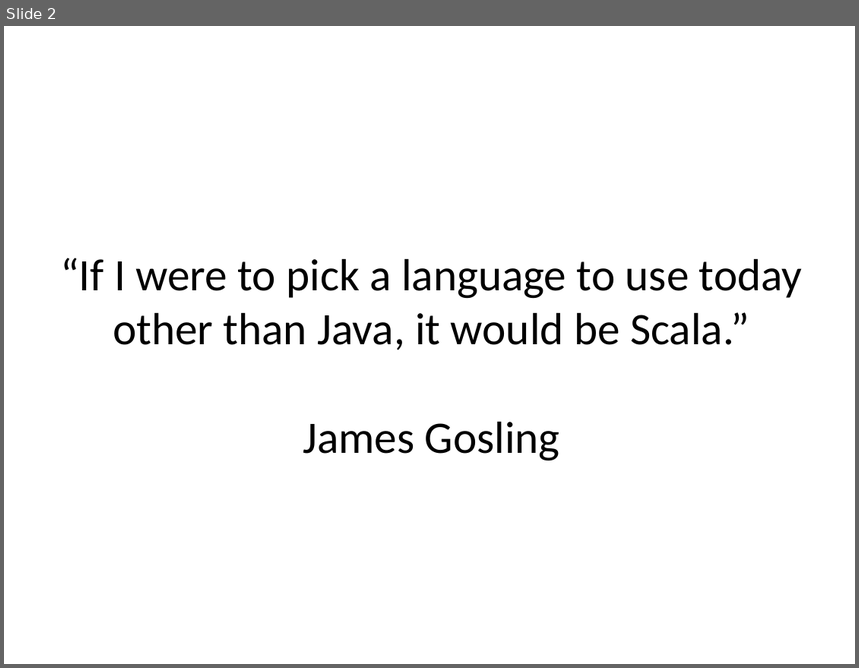
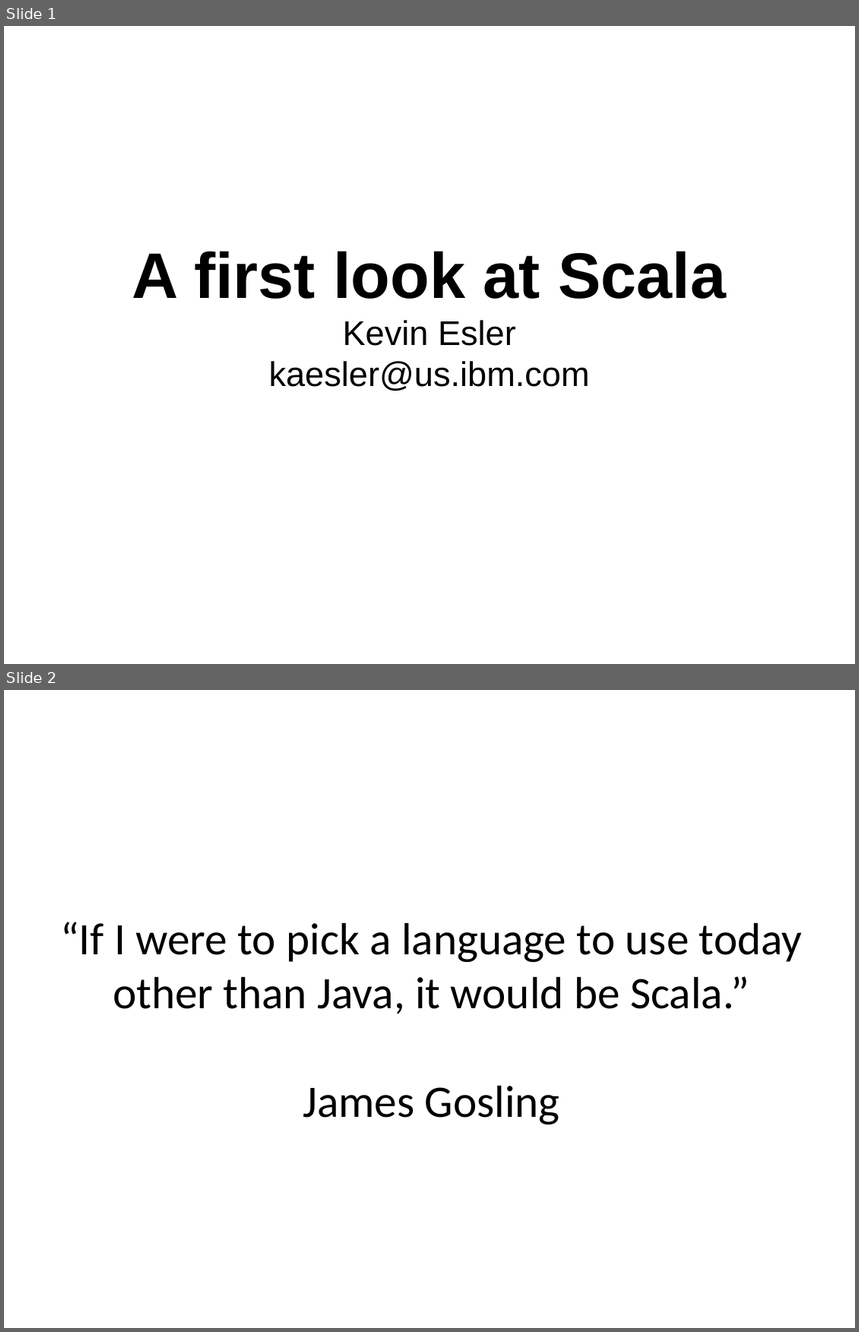
Before and after one commit to kaesler/ScalaTalk, a slide deck: my_slides/ScalaTalk.odp. Shown one above the other, each under a label of ours: slide 2 before the commit, slides 1 and 2 after it. The pictures are 859x668 and 859x1332 pixels, drawn with LibreOffice and Linux fonts; fonts in the diff are those of the drawing; background and template pictures are left out. Boxes give left, top, right and bottom in pixels: in the first picture for what was removed or moved away, otherwise in the second. Text is boxed around its words. In the diff, an @@ line names an element or a change of style, - is before the commit and + after.

```diff
--- a/my_slides/ScalaTalk.odp
+++ b/my_slides/ScalaTalk.odp
@@ slide 1 added at <box>4,26,855,664</box>, background #FFFFFF @@
@@ subtitle added at <box>132,251,726,392</box>, 32 pt, text #000000 @@
+A first look at Scala
+Kevin Esler
+kaesler@us.ibm.com
```
Also in this commit, not shown: 2 slides changed, 1 other slide added, 1 slide removed.
